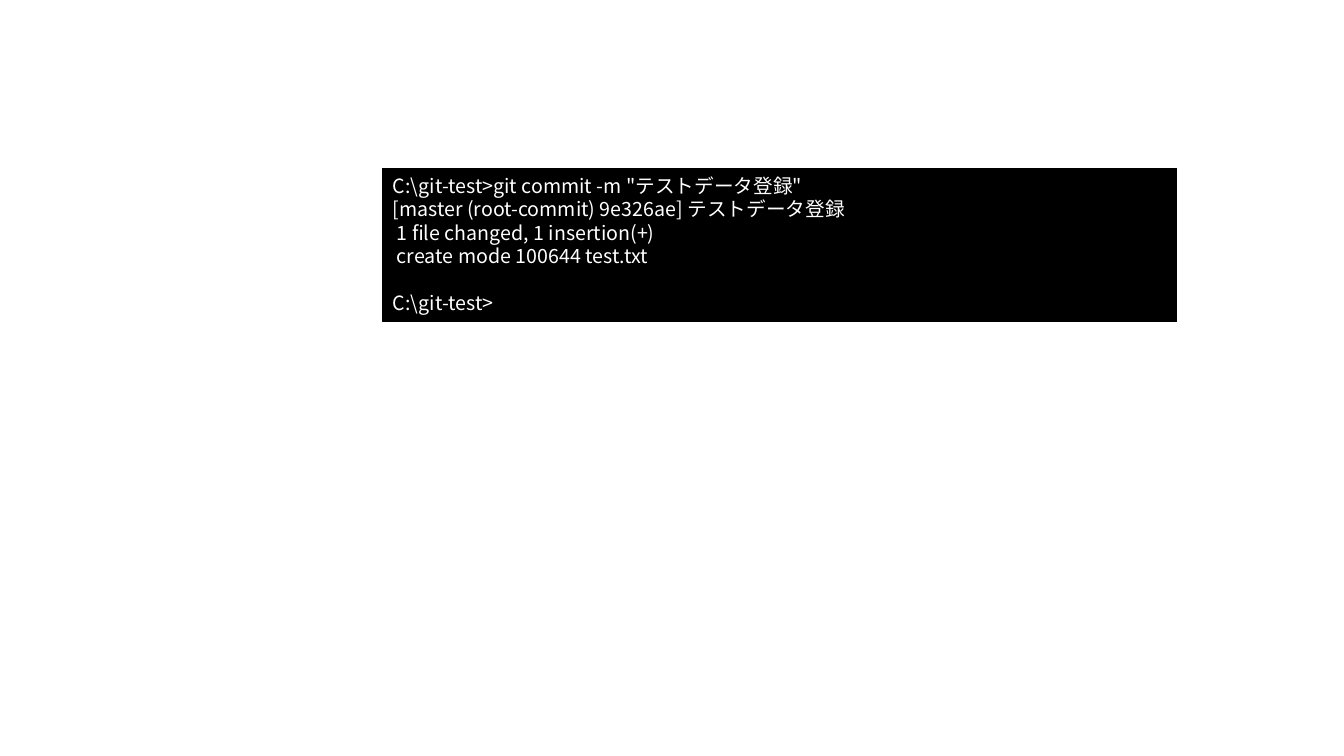
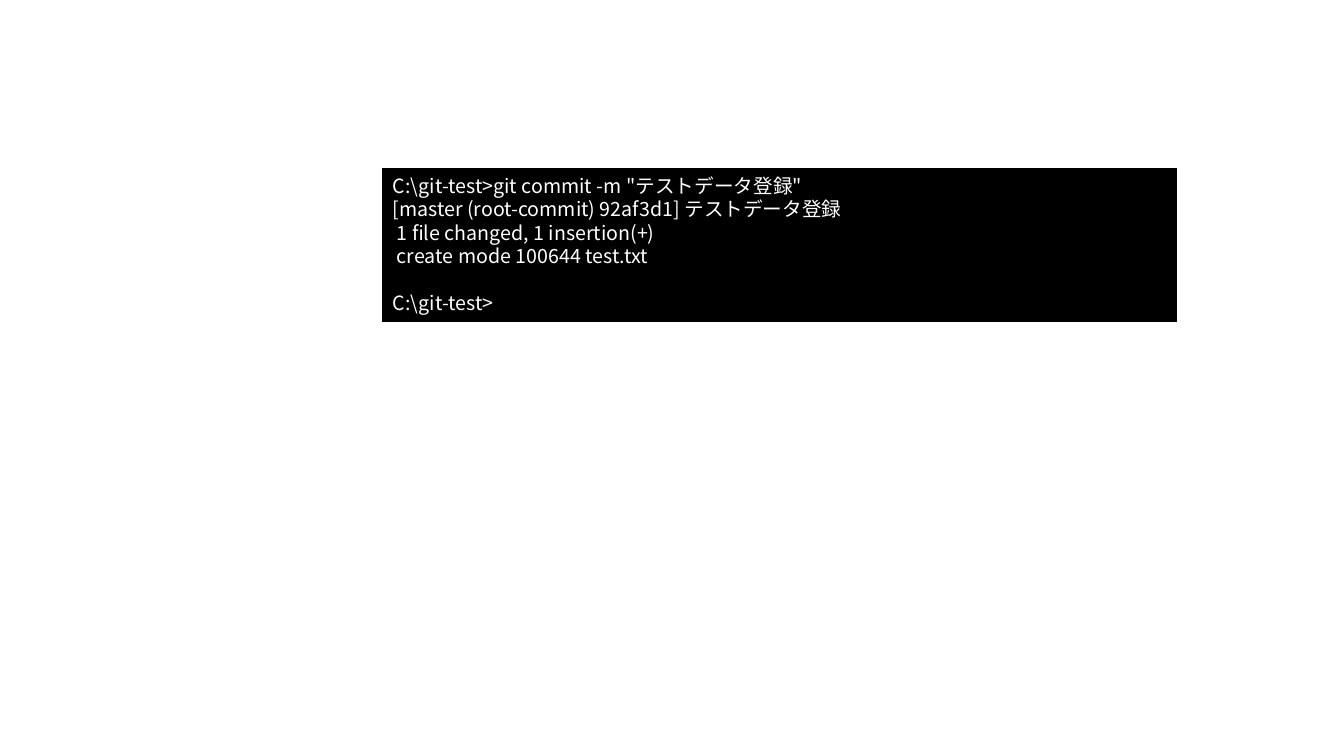
Before and after one commit to nishida2073/ai_navive, a slide deck: slide 131 of 01_テキスト/Git入門_図.pptx (slide 129 before the commit). Drawn at 1344x756 pixels with LibreOffice and Linux fonts; fonts in the diff are those of the drawing. Boxes give left, top, right and bottom in pixels: in the first picture for what was removed or moved away, otherwise in the second. Text is boxed around its words. In the diff, an @@ line names an element or a change of style, - is before the commit and + after.

```diff
--- a/01_テキスト/Git入門_図.pptx
+++ b/01_テキスト/Git入門_図.pptx
@@ text in rectangle at bbox=[393, 196, 841, 220]: text changed @@
-[master (root-commit) 9e326ae] テストデータ登録
+[master (root-commit) 92af3d1] テストデータ登録
```
Also in this commit, not shown: 1 other slide changed, 4 slides added, 1 other file.
